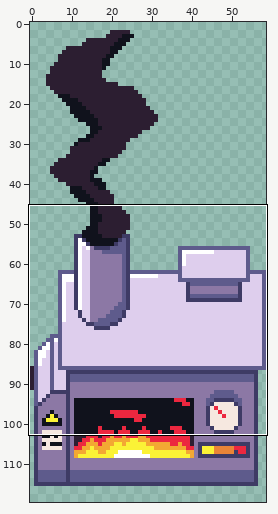
Sprite sheet, stored at Incinerator/Incinerator4.png. The picture above shows the old version from afar; the outline marks the close-up.
Close-up. Before the edit:
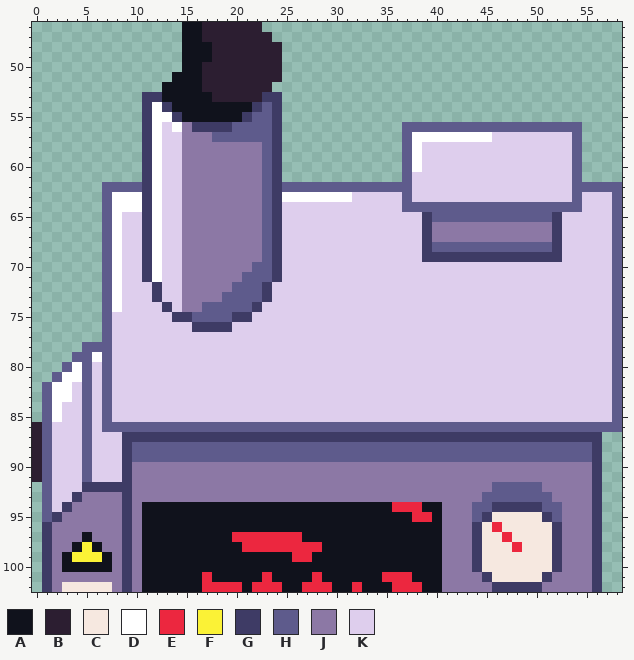
The file is 59x124 pixels. Shown: x 0..58, y 46..102. The wide view leaves out empty margins.
Palette (. is transparent): A #10121c  B #2c1e31  C #f6e8e0  D #ffffff  E #ec273f  F #fbf236  G #3e3b65  H #5e5b8c  J #8c78a5  K #deceed
After the commit:
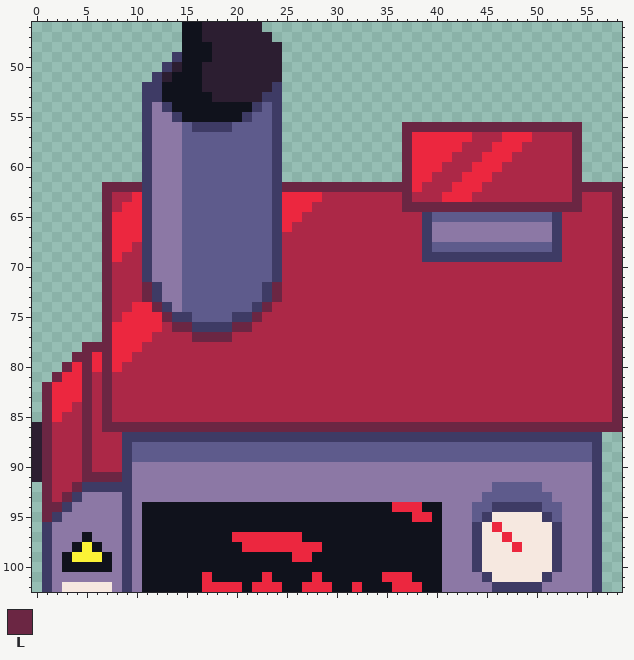
Colours new in this view: L #6b2643
From old to new:
Colour K changes from #deceed to #ac2847.
The author put colour B in row 50 at x 14; in row 51 at x 13.
Colour D becomes colour E in row 57 at x 38 to 43; in rows 58 to 60 at x 38; in row 63 at x 10 and 25 to 28; in row 64 at x 9 to 10; in rows 65 to 69 at x 8; in row 79 at x 6.
Colour D becomes colour E in row 80 at x 4; in row 81 at x 3 to 4; in rows 82 to 83 at x 2 to 3; in rows 84 to 85 at x 2.
Colour K becomes colour E in row 57 at x 47 to 49; in row 58 at x 39 to 42 and 46 to 48; in row 59 at x 39 to 41 and 45 to 47; in row 60 at x 39 to 40 and 44 to 46; in row 61 at x 38 to 39 and 43 to 45; in row 62 at x 38 and 42 to 44.
Colour K becomes colour E in row 63 at x 41 to 43; in row 64 at x 25 to 27; in row 65 at x 9 to 10 and 25 to 26; in row 66 at x 9 to 10 and 25; in row 67 at x 9 to 10; in row 68 at x 9.
Colour K becomes colour E in row 74 at x 10 to 11; in row 75 at x 9 to 12; in row 76 at x 8 to 12; in row 77 at x 8 to 11; in row 78 at x 8 to 10; in row 79 at x 8 to 9.
Colour K becomes colour E in row 80 at x 6 and 8; in rows 82 to 83 at x 4; in row 84 at x 3.
The author put colour G in row 49 at x 14; in row 50 at x 13; in row 51 at x 12; in row 52 at x 11 to 12 and 24.
Colour J becomes colour H in row 56 at x 15; in row 57 at x 15 to 17; in rows 58 to 69 at x 15 to 22; in row 70 at x 15 to 21; in row 71 at x 15 to 20; in row 72 at x 15 to 19.
Colour J becomes colour H in row 73 at x 15 to 18; in row 74 at x 15 to 16.
Colour D becomes colour J in row 54 at x 12; in row 55 at x 12 to 13; in row 56 at x 12 and 14; in rows 57 to 71 at x 12.
Colour K becomes colour J in row 56 at x 13; in rows 57 to 73 at x 13 to 14; in row 74 at x 14.
Colour D becomes colour K in row 57 at x 44 to 45; in row 63 at x 8 to 9 and 29 to 31; in row 64 at x 8; in rows 70 to 74 at x 8.
Colour H becomes colour L in row 56 at x 37 to 54; in rows 57 to 61 at x 37 and 54; in row 62 at x 7 to 10, 25 to 37 and 54 to 58; in row 63 at x 7, 37, 54 and 58; in row 64 at x 7, 37 to 54 and 58; in rows 65 to 77 at x 7 and 58.
Colour H becomes colour L in row 78 at x 5 to 7 and 58; in row 79 at x 4 to 5, 7 and 58; in row 80 at x 3, 5, 7 and 58; in row 81 at x 2, 5, 7 and 58; in rows 82 to 85 at x 1, 5, 7 and 58; in row 86 at x 1, 5 and 7 to 58.
Colour H becomes colour L in rows 87 to 91 at x 1 and 5; in rows 92 to 95 at x 1.
Colour K becomes colour L in rows 72 to 73 at x 11 and 24; in row 74 at x 12 and 23; in row 75 at x 13 and 22; in row 76 at x 14 to 15 and 20 to 21; in row 77 at x 16 to 19; in row 91 at x 6 to 8.
Colour K becomes colour L in row 92 at x 4; in row 93 at x 3; in row 94 at x 2.
Pixel boxes of the changes (left, top, right, bottom) in both close-ups:
changed: (42, 52, 622, 522)
